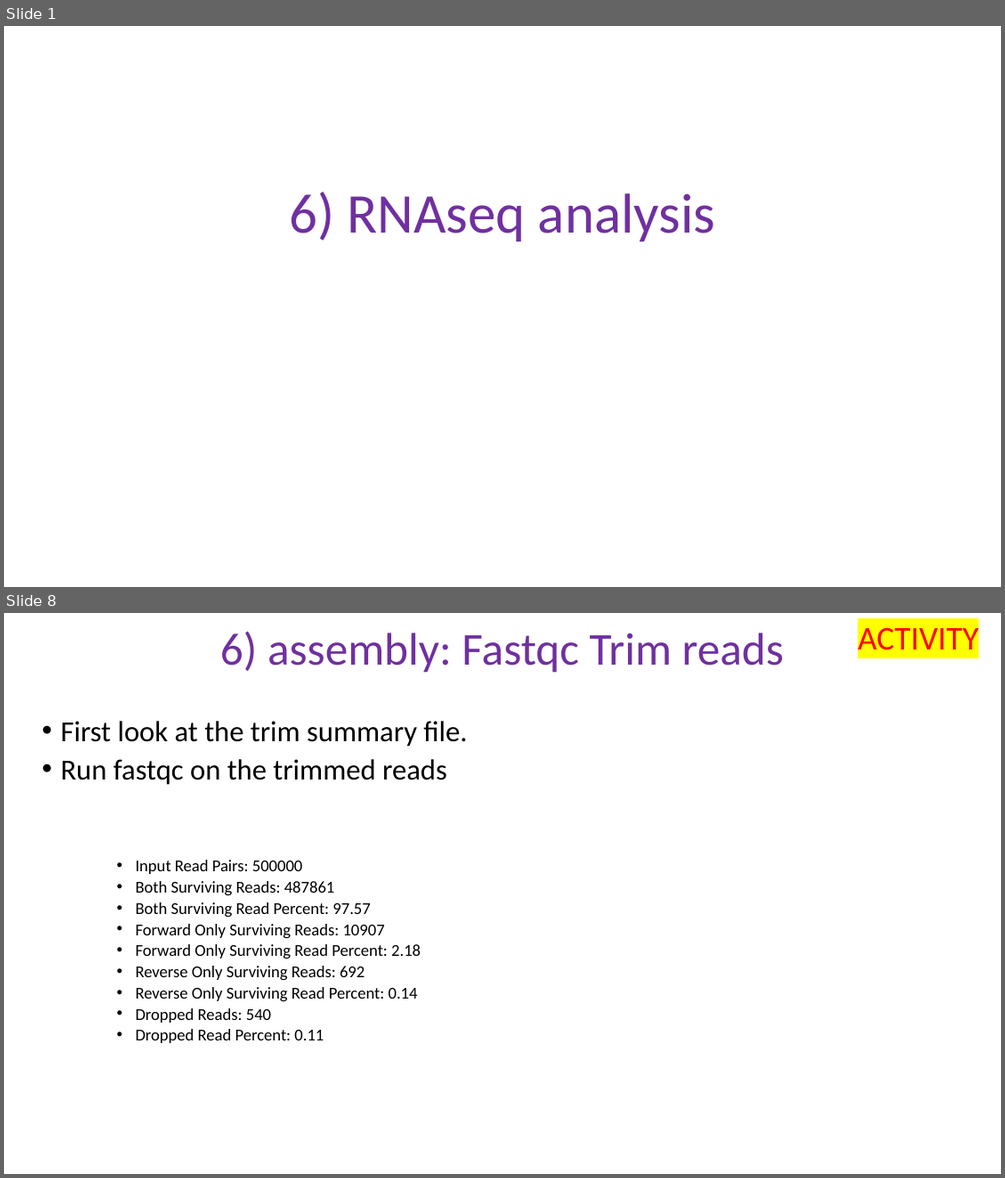
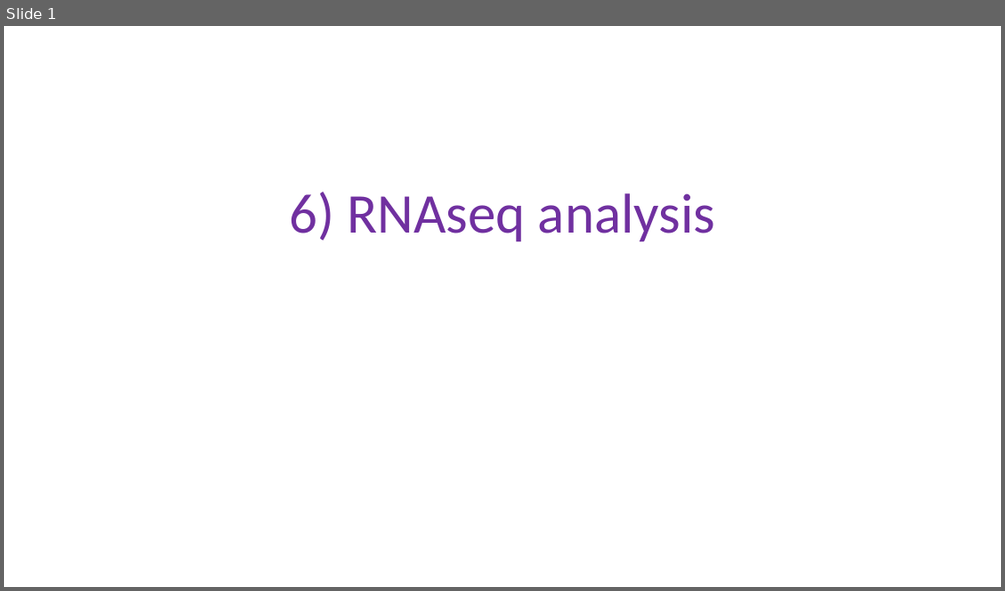
Before and after one commit to schlogl2017/RNAseq_workshop, a slide deck: powerpoint/6_RNAseq_DE.pptx. Shown one above the other, each under a label of ours: slides 1 and 8 before the commit, slide 1 after it; the slides between them are not shown. The pictures are 1005x1178 and 1005x591 pixels, drawn with LibreOffice and Linux fonts; fonts in the diff are those of the drawing. Boxes give left, top, right and bottom in pixels: in the first picture for what was removed or moved away, otherwise in the second. Text is boxed around its words. In the diff, an @@ line names an element or a change of style, - is before the commit and + after.

```diff
--- a/powerpoint/6_RNAseq_DE.pptx
+++ b/powerpoint/6_RNAseq_DE.pptx
@@ slide 8 removed at (4,613,1001,1174), background #FFFFFF @@
@@ title removed at (220,631,784,673) @@
-6) assembly: Fastqc Trim reads
@@ text removed at (858,627,979,650) @@
-ACTIVITY
@@ text removed at (61,721,467,1043) @@
-• First look at the trim summary file.
-• Run fastqc on the trimmed reads
-    • Input Read Pairs: 500000
-    • Both Surviving Reads: 487861
-    • Both Surviving Read Percent: 97.57
-    • Forward Only Surviving Reads: 10907
-    • Forward Only Surviving Read Percent: 2.18
-    • Reverse Only Surviving Reads: 692
-    • Reverse Only Surviving Read Percent: 0.14
-    • Dropped Reads: 540
-    • Dropped Read Percent: 0.11
```
Also in this commit, not shown: 1 slide changed, 18 slides added, 18 other slides removed, 6 other files.
